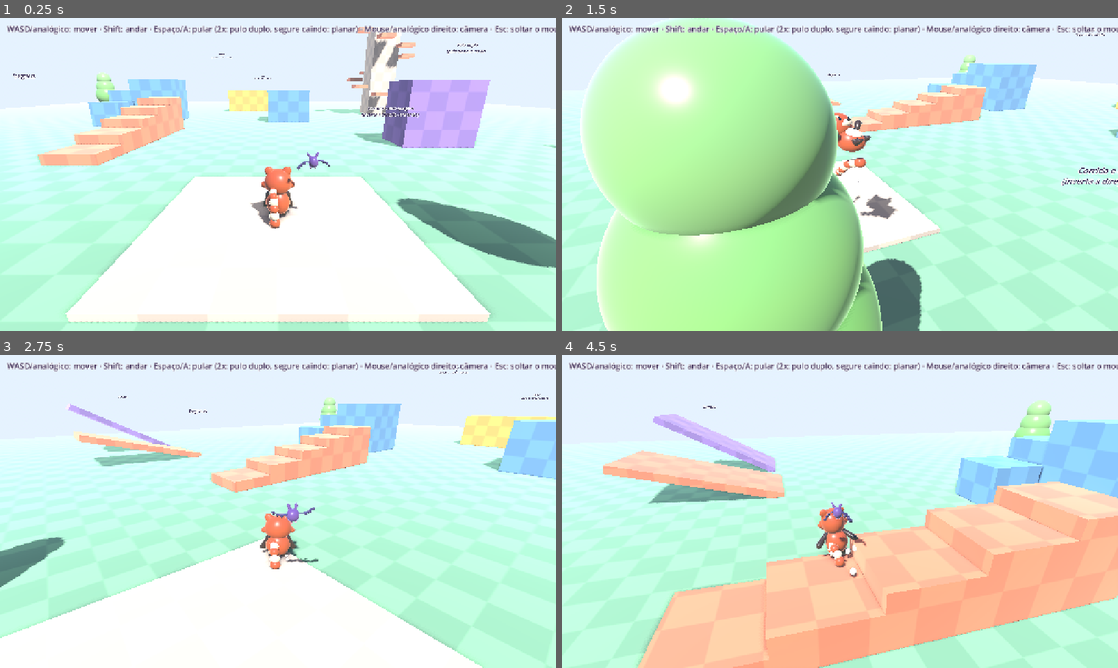
Above: before the commit, frames 1-4 (two rows, left to right).
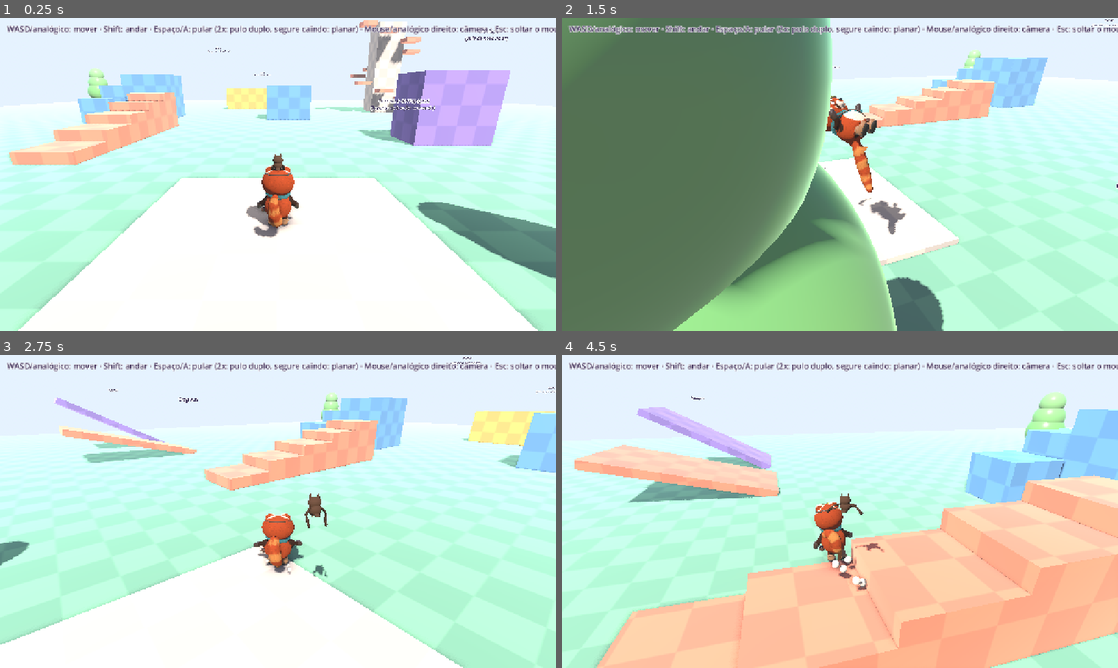
Above: after the commit, the same moments.

Repository: guilhermeandradejid-eng/Petgame
Game: Godot game, scene res://scenes/main.tscn
The game is run twice, just before and just after one commit, with the same random seed, the same clock (stepped at 60 frames per second) and the same inputs.
Inputs (mouse positions are in pixels of both pictures, inside the frame that each line leads up to):
- Up to frame 1 (0.25 s): no input
- Up to frame 2 (1.5 s): tap Enter at 0.5 s; move the mouse to (962, 158) at 0.52 s; hold D (move_right) 0.53-1.28 s; hold Shift (walk) 0.53-1.28 s; click (962, 158) at 0.67 s; tap Space (jump) at 0.77, 0.8, 1.07, 1.35 s; move the mouse to (812, 174) at 1.27 s; hold W (move_forward) from 1.28 s (still down)
- Up to frame 3 (2.75 s): keep holding W (move_forward); tap Space (jump) at 1.52, 1.82, 2.3 s; tap Shift (walk) at 1.55 s; move the mouse to (289, 505) at 2.02 s; hold Shift (walk) from 2.03 s (still down)
- Up to frame 4 (4.5 s): keep holding W (move_forward); move the mouse to (834, 517) at 2.77 s; release Shift (walk) at 2.78 s; tap Shift (walk) at 2.85, 4.35 s; tap Space (jump) at 3.02, 3.32 s; move the mouse to (878, 514) at 3.52 s; hold Space (jump) 3.53-4.28 s; move the mouse to (795, 508) at 4.27 s

The runs differ from the first frame. In frame 1, 17% of the frame differs, in the area x 1-100%, y 0-100%; in frame 2, 52%, in the area x 0-100%, y 0-100%; in frame 3, 9.3%; in frame 4, 20%.

Commit message:
Bolo B and the owl in the game: game meshes, rigs, animations, shell fur
Blender: game_b.py builds a light Bolo B mesh with fur colour and length
baked into vertex colours and UVs for strands, region-aware skinning, and
the accessories as rigid pieces; anims_b.py rebuilds all 14 clips for the
round body; owl_game.py adds the owl with folding wings and perch, fly,
hover, carry, boost and tease; build_b.py exports both, the eye textures and
the ledge grip measured on the rig.

Godot: shell fur shader (18 shells on PC, 7 on web), leather, brass, knit,
glass and eye materials matched by name, controller reads the measurements,
and the owl perches on Bolo's head bone while he stands or walks.

Co-Authored-By: Claude Opus 5.5 <noreply@anthropic.com>
Claude-Session: https://claude.ai/code/session_013kyiE66pJ8m5jzKR23AbUc

Diff:
--- /dev/null
+++ b/platformer3d/godot/assets/bolo_b.json
@@ -0,0 +1,7 @@
+{
+ "hang_hand_z": 0.8484,
+ "hang_hand_y": -0.0364,
+ "hang_front_y": -0.2919,
+ "height": 1.22,
+ "climb_forward": 0.55
+}
--- a/platformer3d/godot/scripts/bolo.gd
+++ b/platformer3d/godot/scripts/bolo.gd
@@ -4,7 +4,7 @@
 ## jump height, a 3-frame jump squat that matches the animation's anticipation, double jump off
 ## Pip, gliding, skids, heavy landings and ledge grabs.
 
-const SCALE := 0.6                 # Blender units -> metres
+const SCALE := 1.0                 # Bolo B is modelled in metres
 const RUN := 7.2
 const ACCEL := 34.0
 const DECEL := 40.0
@@ -21,10 +21,12 @@
 const BUFFER := 0.12
 const SQUAT := 0.05
 const HEAVY_DROP := 4.0
-# Measured on the rig in Blender (bolo_anims.py): hands on the ledge while hanging.
-const HAND_H := 1.56 * SCALE
-const HANG_FRONT := 0.36 * SCALE + 0.03
-const CLIMB_FWD := 0.75 * SCALE
+# Measured on the rig in Blender by build_b.py (assets/bolo_b.json): grip height while hanging,
+# front of the face, and how far the climb animation steps forward.
+var HAND_H := 0.85
+var HANG_FRONT := 0.32
+var CLIMB_FWD := 0.55
+var HEAD_TOP := 1.22
 
 var cam: OrbitCam
 var pip: Node3D
@@ -69,17 +71,24 @@
 func _ready() -> void:
 	var col := CollisionShape3D.new()
 	var cap := CapsuleShape3D.new()
-	cap.radius = 0.34
-	cap.height = 1.15
+	cap.radius = 0.3
+	cap.height = 1.1
 	col.shape = cap
-	col.position.y = 0.575
+	col.position.y = 0.55
+	var f := FileAccess.open("res://assets/bolo_b.json", FileAccess.READ)
+	if f:
+		var meas: Dictionary = JSON.parse_string(f.get_as_text())
+		HAND_H = float(meas.hang_hand_z)
+		HANG_FRONT = -float(meas.hang_front_y) + 0.03
+		CLIMB_FWD = float(meas.climb_forward)
+		HEAD_TOP = float(meas.height)
 	add_child(col)
 	floor_snap_length = 0.3
 	floor_max_angle = deg_to_rad(50)
 
 	visual = Node3D.new()
 	add_child(visual)
-	model = load("res://assets/bolo.glb").instantiate()
+	model = load("res://assets/bolo_b.glb").instantiate()
 	model.scale = Vector3.ONE * SCALE
 	model.rotation.y = PI  # glTF faces +Z, the game faces -Z
 	visual.add_child(model)
@@ -88,7 +97,7 @@
 	for n in ["idle", "walk", "run", "fall", "glide", "ledge_hang"]:
 		anim.get_animation(n).loop_mode = Animation.LOOP_LINEAR
 	anim.animation_finished.connect(_on_anim_finished)
-	Look.vinylize(model)
+	Look.dress(model, 0.045)
 
 	shadow = MeshInstance3D.new()
 	var q := QuadMesh.new()
--- a/platformer3d/godot/scripts/cam.gd
+++ b/platformer3d/godot/scripts/cam.gd
@@ -15,7 +15,7 @@
 
 func _ready() -> void:
 	arm = SpringArm3D.new()
-	arm.spring_length = 6.2
+	arm.spring_length = 5.0
 	arm.margin = 0.25
 	var shape := SphereShape3D.new()
 	shape.radius = 0.25
--- a/platformer3d/godot/scripts/look.gd
+++ b/platformer3d/godot/scripts/look.gd
@@ -1,24 +1,182 @@
 class_name Look
 extends RefCounted
-## Shared look: vinyl materials, blob shadow and dust puffs.
-
-
-## Make imported glTF materials read as glossy vinyl: soft rim light and a clear coat.
-static func vinylize(root: Node) -> void:
+## Shared look: character materials (shell fur, leather, brass, knit, glass, eyes),
+## level materials, blob shadow and dust.
+
+static var _strands: Texture2D
+static var _grain: Texture2D
+static var _knit: Texture2D
+
+
+static func compat() -> bool:
+	return RenderingServer.get_current_rendering_method() == "gl_compatibility"
+
+
+static func strands() -> Texture2D:
+	if _strands == null:
+		var img := Image.create(128, 128, true, Image.FORMAT_L8)
+		var rng := RandomNumberGenerator.new()
+		rng.seed = 7
+		for y in 128:
+			for x in 128:
+				img.set_pixel(x, y, Color(rng.randf(), 0, 0))
+		img.generate_mipmaps()
+		_strands = ImageTexture.create_from_image(img)
+	return _strands
+
+
+static func _noise_normal(freq: float, bump: float, cellular := false) -> Texture2D:
+	var n := FastNoiseLite.new()
+	n.frequency = freq
+	if cellular:
+		n.noise_type = FastNoiseLite.TYPE_CELLULAR
+	var t := NoiseTexture2D.new()
+	t.noise = n
+	t.width = 256
+	t.height = 256
+	t.seamless = true
+	t.as_normal_map = true
+	t.bump_strength = bump
+	return t
+
+
+## Fur as a chain of shell passes. Fewer shells on the web/Compatibility renderer.
+static func fur_material(length: float) -> ShaderMaterial:
+	var shells := 7 if compat() else 18
+	var shader: Shader = load("res://shaders/fur.gdshader")
+	var first: ShaderMaterial = null
+	var prev: ShaderMaterial = null
+	for i in shells + 1:
+		var m := ShaderMaterial.new()
+		m.shader = shader
+		m.set_shader_parameter("shell", float(i) / shells)
+		m.set_shader_parameter("fur_length", length)
+		m.set_shader_parameter("strands", strands())
+		m.set_shader_parameter("density", 6.0)
+		m.render_priority = i
+		if prev == null:
+			first = m
+		else:
+			prev.next_pass = m
+		prev = m
+	return first
+
+
+static func leather(color: Color, rough := 0.55) -> StandardMaterial3D:
+	if _grain == null:
+		_grain = _noise_normal(0.09, 6.0, true)
+	var m := StandardMaterial3D.new()
+	m.albedo_color = color
+	m.roughness = rough
+	m.normal_enabled = true
+	m.normal_texture = _grain
+	m.normal_scale = 0.5
+	m.uv1_triplanar = true
+	m.uv1_scale = Vector3(6, 6, 6)
+	m.clearcoat_enabled = true
+	m.clearcoat = 0.25
+	m.clearcoat_roughness = 0.35
+	return m
+
+
+static func knit(color: Color) -> StandardMaterial3D:
+	if _knit == null:
+		_knit = _noise_normal(0.06, 10.0)
+	var m := StandardMaterial3D.new()
+	m.albedo_color = color
+	m.roughness = 0.9
+	m.normal_enabled = true
+	m.normal_texture = _knit
+	m.normal_scale = 1.0
+	m.uv1_triplanar = true
+	m.uv1_scale = Vector3(14, 14, 14)
+	m.rim_enabled = true
+	m.rim = 0.3
+	m.rim_tint = 0.7
+	return m
+
+
+static func metal(color: Color, rough := 0.3) -> StandardMaterial3D:
+	var m := StandardMaterial3D.new()
+	m.albedo_color = color
+	m.metallic = 1.0
+	m.roughness = rough
+	return m
+
+
+static func glass(tint: Color) -> StandardMaterial3D:
+	var m := StandardMaterial3D.new()
+	m.albedo_color = Color(tint, 0.25)
+	m.transparency = BaseMaterial3D.TRANSPARENCY_ALPHA
+	m.roughness = 0.04
+	m.metallic_specular = 1.0
+	return m
+
+
+static func eye(tex_path: String) -> StandardMaterial3D:
+	var m := StandardMaterial3D.new()
+	m.albedo_texture = load(tex_path)
+	m.roughness = 0.08
+	m.metallic_specular = 0.9
+	m.clearcoat_enabled = true
+	m.clearcoat = 1.0
+	m.clearcoat_roughness = 0.02
+	return m
+
+
+static func plain(color: Color, rough := 0.6) -> StandardMaterial3D:
+	var m := StandardMaterial3D.new()
+	m.albedo_color = color
+	m.roughness = rough
+	return m
+
+
+## Swap the placeholder glTF materials (matched by name) for the real ones.
+static func dress(root: Node, fur_len: float) -> void:
+	var cache := {}
 	for mi in root.find_children("*", "MeshInstance3D", true, false):
 		var m: MeshInstance3D = mi
 		for i in m.mesh.get_surface_count():
 			var src := m.mesh.surface_get_material(i)
-			if src is StandardMaterial3D:
-				var mat: StandardMaterial3D = src.duplicate()
-				mat.rim_enabled = true
-				mat.rim = 0.35
-				mat.rim_tint = 0.6
-				mat.clearcoat_enabled = true
-				mat.clearcoat = 0.6
-				mat.clearcoat_roughness = 0.15
-				mat.metallic_specular = 0.6
-				m.set_surface_override_material(i, mat)
+			var name := src.resource_name if src else ""
+			if not cache.has(name):
+				cache[name] = _make(name, fur_len)
+			if cache[name] != null:
+				m.set_surface_override_material(i, cache[name])
+
+
+static func _make(name: String, fur_len: float) -> Material:
+	match name:
+		"fur":
+			return fur_material(fur_len)
+		"eye":
+			return eye("res://assets/eye_bolo.png")
+		"owl_eye":
+			return eye("res://assets/eye_owl.png")
+		"lid":
+			return plain(Color("a8401a"), 0.8)
+		"nose":
+			var n := plain(Color("1b1210"), 0.4)
+			n.clearcoat_enabled = true
+			n.clearcoat = 0.4
+			return n
+		"mitten":
+			return leather(Color("3e2418"), 0.5)
+		"boot":
+			return leather(Color("9a6a42"), 0.55)
+		"bag":
+			return leather(Color("5a3320"), 0.45)
+		"sole":
+			return plain(Color("3a2f28"), 0.85)
+		"knit":
+			return knit(Color("2f6f73"))
+		"brass":
+			return metal(Color("c9a24a"), 0.28)
+		"lens":
+			return glass(Color("bfe4ff"))
+		"talon", "beak":
+			return plain(Color("d9c48a"), 0.45)
+	return null
 
 
 static func vinyl(color: Color, rough := 0.38) -> StandardMaterial3D:
@@ -43,7 +201,6 @@
 	m.albedo_texture = ImageTexture.create_from_image(img)
 	m.transparency = BaseMaterial3D.TRANSPARENCY_ALPHA
 	m.shading_mode = BaseMaterial3D.SHADING_MODE_UNSHADED
-	m.no_depth_test = false
 	m.render_priority = 1
 	return m
 
@@ -56,14 +213,13 @@
 	p.lifetime = 0.55
 	p.amount = 8
 	var s := SphereMesh.new()
-	s.radius = 0.09
-	s.height = 0.18
+	s.radius = 0.08
+	s.height = 0.16
 	s.radial_segments = 8
 	s.rings = 4
 	var mat := StandardMaterial3D.new()
-	mat.albedo_color = Color(1.0, 0.97, 0.92)
-	mat.roughness = 0.6
-	mat.vertex_color_use_as_albedo = true
+	mat.albedo_color = Color(0.93, 0.89, 0.82)
+	mat.roughness = 0.9
 	s.material = mat
 	p.mesh = s
 	p.direction = Vector3(0, 0.4, 0)
--- a/platformer3d/godot/scripts/main.gd
+++ b/platformer3d/godot/scripts/main.gd
@@ -9,9 +9,10 @@
 const LEMON := Color("ffd45e")
 
 var bolo: Bolo
-var pip: Pip
+var pip: Owl
 var cam: OrbitCam
 var checker: Texture2D
+var cam_dist := 0.0
 
 
 func _ready() -> void:
@@ -31,6 +32,9 @@
 		var h := str(JavaScriptBridge.eval("location.hash"))
 		if h.contains("debug"):
 			bolo.debug = true
+		var ci := h.find("cam=")
+		if ci >= 0:
+			cam_dist = float(h.substr(ci + 4).split(";")[0])
 		var i := h.find("at=")
 		if i >= 0:
 			at = h.substr(i + 3).split(";")[0]
@@ -43,7 +47,9 @@
 	cam.target = bolo
 	bolo.cam = cam
 	add_child(cam)
-	pip = Pip.new()
+	if cam_dist > 0.0:
+		cam.arm.spring_length = cam_dist
+	pip = Owl.new()
 	pip.bolo = bolo
 	bolo.pip = pip
 	add_child(pip)
--- /dev/null
+++ b/platformer3d/godot/scripts/owl.gd
@@ -0,0 +1,159 @@
+class_name Owl
+extends Node3D
+## The owl companion. Perches on Bolo's head (riding the head bone) while he stands or walks,
+## takes off to fly alongside with a spring when he runs or jumps, and joins the moves:
+## springboard for the double jump, carries him by the scarf while gliding, teases him when idle.
+
+const SCALE := 1.15
+const PERCH_UP := 0.6        # from the head bone to where the owl's body sits
+
+var bolo: Bolo
+var model: Node3D
+var anim: AnimationPlayer
+var vel := Vector3.ZERO
+var mode := "follow"
+var mode_t := 0.0
+var t := 0.0
+var orbit := 0.0
+var cur := ""
+var yaw := 0.0
+var calm_t := 0.0
+var head_idx := -1
+
+
+func _ready() -> void:
+	model = load("res://assets/owl.glb").instantiate()
+	model.scale = Vector3.ONE * SCALE
+	model.rotation.y = PI
+	add_child(model)
+	anim = model.find_child("AnimationPlayer", true, false)
+	for n in ["perch", "fly", "hover", "carry", "tease"]:
+		anim.get_animation(n).loop_mode = Animation.LOOP_LINEAR
+	Look.dress(model, 0.02)
+	head_idx = bolo.skeleton.find_bone("head")
+	global_position = _perch_point()
+	mode = "perch"
+	_play("perch")
+
+
+func _head_xf() -> Transform3D:
+	return bolo.skeleton.global_transform * bolo.skeleton.get_bone_global_pose(head_idx)
+
+
+func _perch_point() -> Vector3:
+	var h := _head_xf()
+	return h.origin + h.basis.y.normalized() * PERCH_UP
+
+
+func boost() -> void:
+	mode = "boost"
+	mode_t = 0.0
+	global_position = bolo.global_position + Vector3.DOWN * 0.1
+	vel = Vector3.ZERO
+	_play("boost", true)
+
+
+func carry(on: bool) -> void:
+	if on:
+		mode = "carry"
+		_play("carry")
+	elif mode == "carry":
+		mode = "follow"
+		vel = bolo.velocity * 0.5 + Vector3.UP * 2.0
+
+
+func tease() -> void:
+	if mode == "perch":
+		mode = "tease"
+		mode_t = 0.0
+
+
+func cheer() -> void:
+	if mode != "perch":
+		vel += Vector3.UP * 3.0
+
+
+func _process(d: float) -> void:
+	t += d
+	mode_t += d
+	var fwd := bolo.forward()
+	var side := fwd.cross(Vector3.UP)
+	var speed := Vector2(bolo.velocity.x, bolo.velocity.z).length()
+	var calm: bool = bolo.state in ["ground", "skid", "land_heavy", "hang"] and speed < 4.5
+	calm_t = calm_t + d if calm else 0.0
+	match mode:
+		"perch":
+			global_position = _perch_point()
+			yaw = bolo.facing_yaw()
+			vel = Vector3.ZERO
+			if not calm:
+				mode = "follow"
+				vel = Vector3.UP * 2.5 + bolo.velocity * 0.6
+		"landing":
+			var p := _perch_point()
+			_spring(p, d, 16.0)
+			_play("hover")
+			if global_position.distance_to(p) < 0.06:
+				mode = "perch"
+				_play("perch")
+			elif not calm:
+				mode = "follow"
+		"boost":
+			if mode_t < 0.12:
+				global_position = global_position.lerp(bolo.global_position + Vector3.DOWN * 0.15, clamp(d * 30.0, 0.0, 1.0))
+			else:
+				if mode_t < 0.14:
+					vel = side * 3.5 + Vector3.UP * 1.5 - bolo.velocity * 0.2
+				_spring(_follow_point(fwd, side), d, 10.0)
+			if mode_t > 0.6:
+				mode = "follow"
+		"carry":
+			var h := _head_xf()
+			var grip := h.origin + h.basis.y.normalized() * (PERCH_UP + 0.12) - fwd * 0.05
+			global_position = global_position.lerp(grip, clamp(d * 25.0, 0.0, 1.0))
+			vel = Vector3.ZERO
+			yaw = bolo.facing_yaw()
+		"tease":
+			# hops off when Bolo reaches for it, giggles above him, then lands back
+			var p := _perch_point() + Vector3.UP * 0.7 + side * 0.5
+			if mode_t < 1.0:
+				p = _perch_point()
+			else:
+				_play("tease")
+			_spring(p, d, 14.0)
+			if mode_t > 2.8:
+				mode = "landing"
+		_:
+			_spring(_follow_point(fwd, side), d, 7.0)
+			if calm_t > 0.6:
+				mode = "landing"
+	if mode in ["follow", "boost", "tease", "landing"]:
+		var hv := Vector2(vel.x, vel.z)
+		var want := atan2(-hv.x, -hv.y) if hv.length() > 1.2 else bolo.facing_yaw() + 0.5 * sin(t * 0.7)
+		yaw = lerp_angle(yaw, want, clamp(d * 4.0, 0.0, 1.0))
+		if mode == "follow":
+			_play("fly" if vel.length() > 2.0 else "hover")
+	rotation.y = yaw
+	var bank: float = clamp(-vel.dot(Basis(Vector3.UP, yaw).x) * 0.06, -0.5, 0.5)
+	rotation.z = lerp(rotation.z, bank if mode != "perch" else 0.0, clamp(d * 6.0, 0.0, 1.0))
+
+
+func _follow_point(fwd: Vector3, side: Vector3) -> Vector3:
+	orbit += 0.016 * 0.8
+	var o := side * (0.7 * cos(orbit * 0.7)) - fwd * (0.3 + 0.35 * sin(orbit)) + Vector3.UP * (1.55 + 0.12 * sin(t * 2.3))
+	return bolo.global_position + o
+
+
+func _spring(target: Vector3, d: float, k: float) -> void:
+	var acc := (target - global_position) * k * k - vel * 2.0 * k
+	vel += acc * d
+	global_position += vel * d
+
+
+func _play(name: String, restart := false) -> void:
+	if name == cur and not restart:
+		return
+	cur = name
+	if restart:
+		anim.stop()
+	anim.play(name, 0.15)
--- a/platformer3d/godot/scripts/pip.gd
+++ /dev/null
@@ -1,122 +0,0 @@
-class_name Pip
-extends Node3D
-## Pip flies around Bolo like a fairy companion: spring-damped follow, a slow orbit and bob,
-## and he joins the moves (springboard for the double jump, carries Bolo while gliding).
-
-const SCALE := 0.6
-
-var bolo: Bolo
-var model: Node3D
-var anim: AnimationPlayer
-var vel := Vector3.ZERO
-var mode := "follow"
-var mode_t := 0.0
-var t := 0.0
-var orbit := 0.0
-var cur := ""
-var yaw := 0.0
-
-
-func _ready() -> void:
-	model = load("res://assets/pip.glb").instantiate()
-	model.scale = Vector3.ONE * SCALE
-	model.rotation.y = PI
-	add_child(model)
-	anim = model.find_child("AnimationPlayer", true, false)
-	for n in ["fly", "hover", "carry", "tease"]:
-		anim.get_animation(n).loop_mode = Animation.LOOP_LINEAR
-	Look.vinylize(model)
-	global_position = bolo.global_position + Vector3(0.8, 1.6, 0.5)
-	_play("hover")
-
-
-func boost() -> void:
-	mode = "boost"
-	mode_t = 0.0
-	global_position = bolo.global_position + Vector3.DOWN * 0.1
-	vel = Vector3.ZERO
-	_play("boost", true)
-
-
-func carry(on: bool) -> void:
-	if on:
-		mode = "carry"
-		_play("carry")
-	elif mode == "carry":
-		mode = "follow"
-		vel = bolo.velocity * 0.5 + Vector3.UP * 2.0
-
-
-func tease() -> void:
-	mode = "tease"
-	mode_t = 0.0
-
-
-func cheer() -> void:
-	vel += Vector3.UP * 3.0
-
-
-func _process(d: float) -> void:
-	t += d
-	mode_t += d
-	var fwd := bolo.forward()
-	var side := fwd.cross(Vector3.UP)
-	match mode:
-		"boost":
-			# flattened under Bolo's feet for a moment, then flung off to the side spinning
-			if mode_t < 0.12:
-				global_position = global_position.lerp(bolo.global_position + Vector3.DOWN * 0.15, clamp(d * 30.0, 0.0, 1.0))
-			else:
-				if mode_t < 0.14:
-					vel = side * 3.5 + Vector3.UP * 1.5 - bolo.velocity * 0.2
-				_spring(_follow_point(fwd, side), d, 10.0)
-			if mode_t > 0.6:
-				mode = "follow"
-		"carry":
-			var head := bolo.global_position + Vector3.UP * (2.05 * Bolo.SCALE) + fwd * 0.05
-			global_position = global_position.lerp(head, clamp(d * 25.0, 0.0, 1.0))
-			vel = Vector3.ZERO
-			yaw = bolo.facing_yaw()
-		"tease":
-			# Bolo swipes about a second in: dart up and away, giggle, come back
-			var p := _follow_point(fwd, side)
-			if mode_t > 0.9 and mode_t < 2.6:
-				p += Vector3.UP * 0.9 + side * 0.7
-				_play("tease")
-			_spring(p, d, 14.0)
-			if mode_t > 3.2:
-				mode = "follow"
-		_:
-			_spring(_follow_point(fwd, side), d, 7.0)
-	if mode != "carry":
-		var hv := Vector2(vel.x, vel.z)
-		var want := atan2(-hv.x, -hv.y) if hv.length() > 1.2 else bolo.facing_yaw() + 0.6 * sin(t * 0.7)
-		yaw = lerp_angle(yaw, want, clamp(d * 4.0, 0.0, 1.0))
-		if mode == "follow":
-			_play("fly" if vel.length() > 2.0 else "hover")
-	rotation.y = yaw
-	# bank into the flight direction
-	var bank: float = clamp(-vel.dot(Basis(Vector3.UP, yaw).x) * 0.06, -0.5, 0.5)
-	rotation.z = lerp(rotation.z, bank, clamp(d * 6.0, 0.0, 1.0))
-
-
-func _follow_point(fwd: Vector3, side: Vector3) -> Vector3:
-	orbit += 0.016 * 0.8
-	var o := side * (0.75 * cos(orbit * 0.7)) - fwd * (0.3 + 0.35 * sin(orbit)) + Vector3.UP * (1.45 + 0.12 * sin(t * 2.3))
-	return bolo.global_position + o
-
-
-func _spring(target: Vector3, d: float, k: float) -> void:
-	# critically damped spring: lags behind like follow-through, never overshoots far
-	var acc := (target - global_position) * k * k - vel * 2.0 * k
-	vel += acc * d
-	global_position += vel * d
-
-
-func _play(name: String, restart := false) -> void:
-	if name == cur and not restart:
-		return
-	cur = name
-	if restart:
-		anim.stop()
-	anim.play(name, 0.12)
--- /dev/null
+++ b/platformer3d/godot/shaders/fur.gdshader
@@ -0,0 +1,37 @@
+// Shell fur: the mesh is drawn several times, each shell pushed out along the normal.
+// Vertex colour carries the fur colour (rgb) and length (a), baked in Blender from the same
+// marking regions as the rendered model. Strands come from a per-texel random texture.
+shader_type spatial;
+render_mode cull_back, diffuse_burley, specular_schlick_ggx;
+
+uniform float shell = 0.0;            // 0 = skin, 1 = tips
+uniform float fur_length = 0.045;
+uniform float density = 5.0;          // strand texture repeats per UV unit
+uniform sampler2D strands : filter_nearest_mipmap, repeat_enable;
+uniform vec3 droop = vec3(0.0, -0.35, 0.15);
+
+varying float flen;
+
+void vertex() {
+	flen = COLOR.a;
+	float h = shell;
+	VERTEX += NORMAL * fur_length * flen * h;
+	VERTEX += droop * fur_length * flen * h * h;
+}
+
+void fragment() {
+	float n = texture(strands, UV * density).r;
+	if (shell > 0.0) {
+		// strands taper: fewer survive the higher the shell
+		if (flen < 0.03 || n < 0.08 + shell * 0.88) {
+			discard;
+		}
+	}
+	vec3 c = COLOR.rgb;
+	float ao = mix(0.72, 1.18, shell);   // a little shadow near the skin, light tips
+	ALBEDO = c * ao;
+	ROUGHNESS = 0.82;
+	SPECULAR = 0.25;
+	float rim = pow(1.0 - clamp(dot(NORMAL, VIEW), 0.0, 1.0), 2.5);
+	EMISSION = c * rim * 0.18 * shell;
+}
Binary file removed: platformer3d/godot/assets/bolo.glb
Binary file added: platformer3d/godot/assets/bolo_b.glb
Not shown, changed: platformer3d/godot/assets/bolo_b.glb.import
Binary file added: platformer3d/godot/assets/eye_bolo.png
Not shown, added: platformer3d/godot/assets/eye_bolo.png.import
Binary file added: platformer3d/godot/assets/eye_owl.png
Not shown, added: platformer3d/godot/assets/eye_owl.png.import
Binary file added: platformer3d/godot/assets/owl.glb
Not shown, changed: platformer3d/godot/assets/owl.glb.import
Binary file removed: platformer3d/godot/assets/pip.glb
Not shown, changed: platformer3d/godot/export_presets.cfg
Not shown, added: platformer3d/godot/scripts/owl.gd.uid
(and 8 more such lines)
